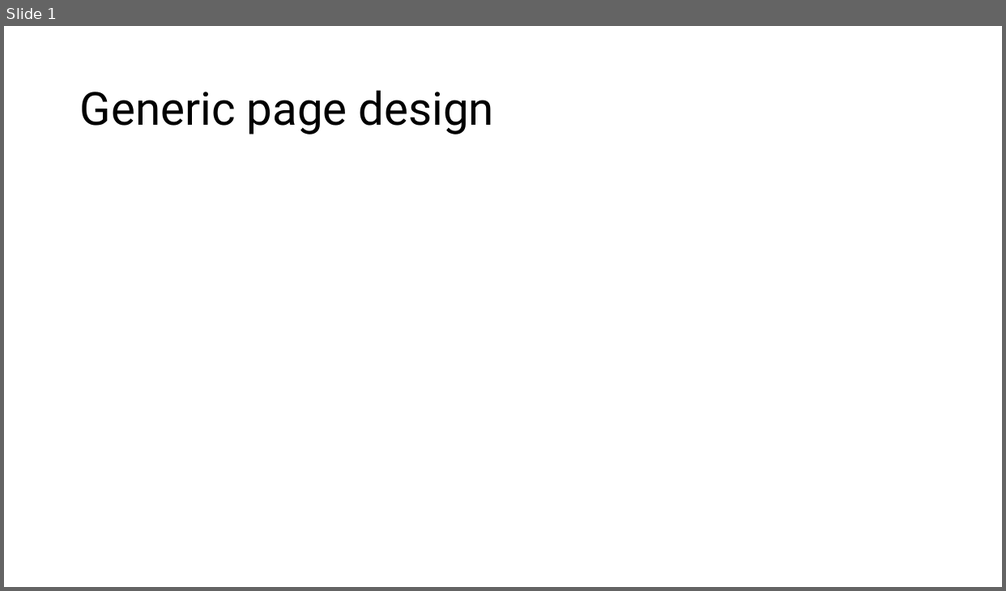
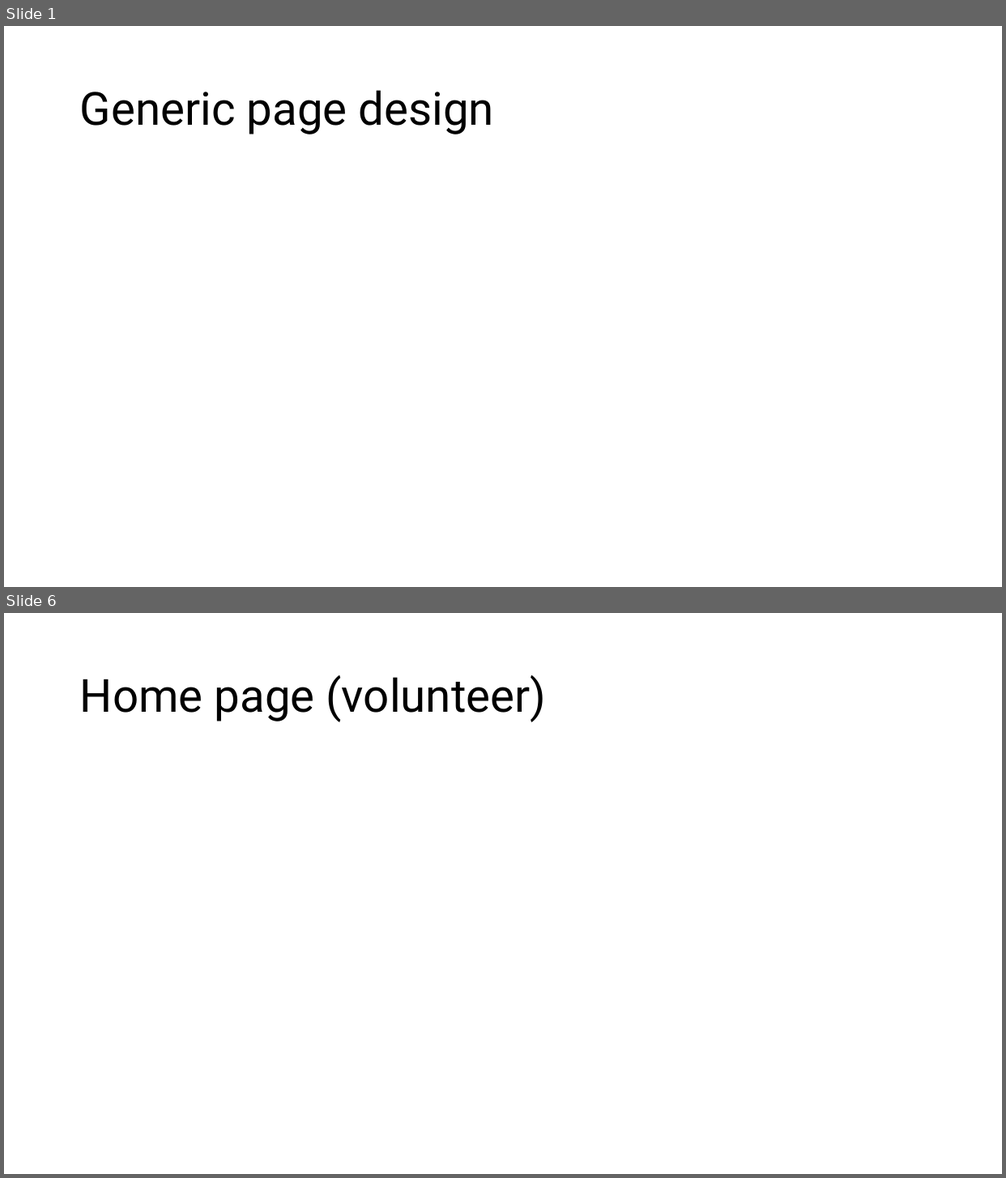
Before and after one commit to programmer647/Coursework, a slide deck: Writeup/Page designs.pptx. Shown one above the other, each under a label of ours: slide 1 before the commit, slides 1 and 6 after it; the slides between them are not shown. The pictures are 1006x591 and 1006x1178 pixels, drawn with LibreOffice and Linux fonts; fonts in the diff are those of the drawing. Boxes give left, top, right and bottom in pixels: in the first picture for what was removed or moved away, otherwise in the second. Text is boxed around its words. In the diff, an @@ line names an element or a change of style, - is before the commit and + after.

```diff
--- a/Writeup/Page designs.pptx
+++ b/Writeup/Page designs.pptx
@@ slide 6 added at (x1=4, y1=613, x2=1002, y2=1174), background #FFFFFF @@
@@ title added at (x1=80, y1=675, x2=547, y2=722), 44 pt, text #000000 @@
+Home page (volunteer)
```
Also in this commit, not shown: 1 slide changed, 9 other slides added, 3 other files.
